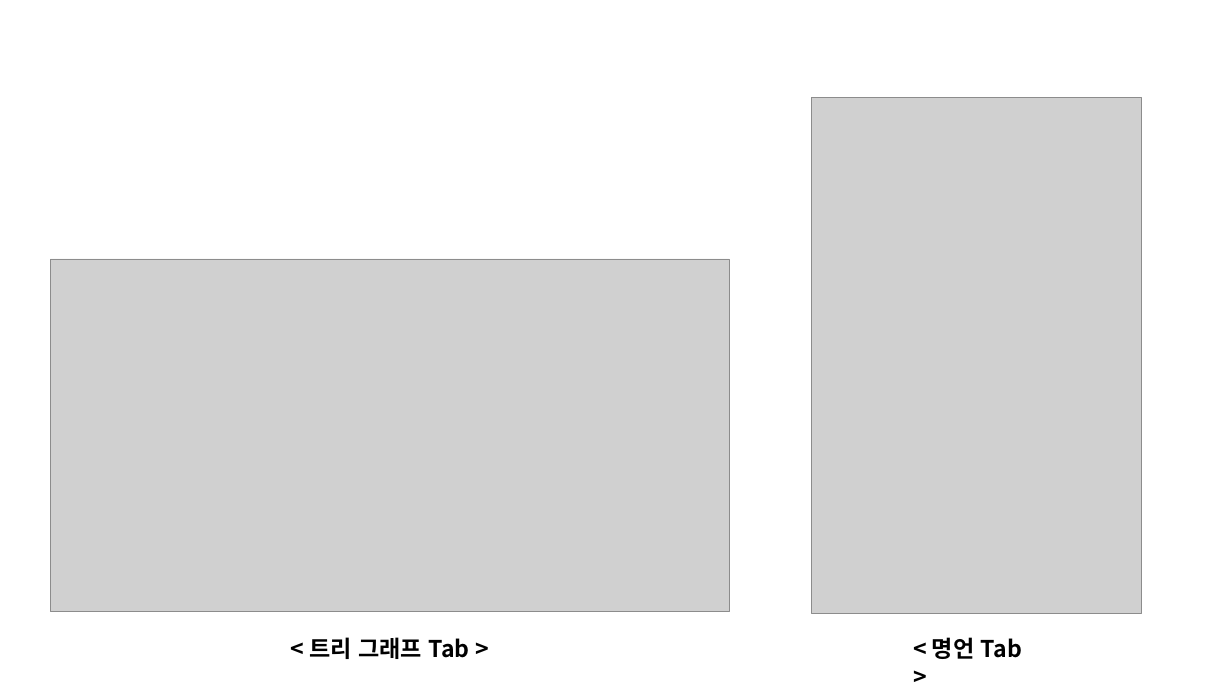
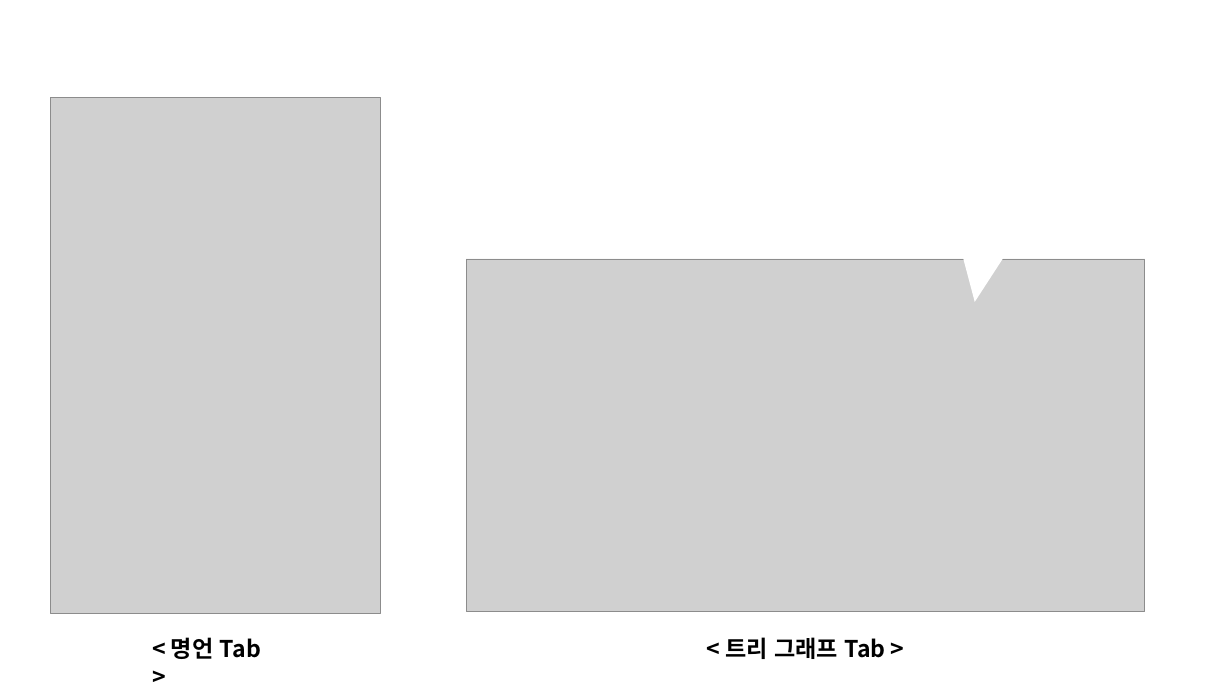
Before and after one commit to SunrinParty2018/Document, a slide deck: slide 7 of 3학년1반3조ppt.pptx. Drawn at 1232x693 pixels with LibreOffice and Linux fonts; fonts in the diff are those of the drawing; grey boxes stand for pictures; background and template pictures are left out. Boxes give left, top, right and bottom in pixels: in the first picture for what was removed or moved away, otherwise in the second. Text is boxed around its words. In the diff, an @@ line names an element or a change of style, - is before the commit and + after.

```diff
--- a/3학년1반3조ppt.pptx
+++ b/3학년1반3조ppt.pptx
@@ rounded speech box added at (921,78,1145,240), fill #FFFFFF @@
@@ picture: place and size @@
-picture at (811,98,1141,614)
+picture at (50,98,380,614)
@@ picture: place and size @@
-picture at (50,259,729,612)
+picture at (466,259,1145,612)
@@ text "< 명언 Tab >": place and size @@
-text "< 명언 Tab >" at (932,637,1022,659)
+text "< 명언 Tab >" at (171,637,261,659)
@@ text "< 트리 그래프 Tab >": place and size @@
-text "< 트리 그래프 Tab >" at (309,637,470,659)
+text "< 트리 그래프 Tab >" at (725,637,885,659)
```
Also in this commit, not shown: 1 other slide changed.
